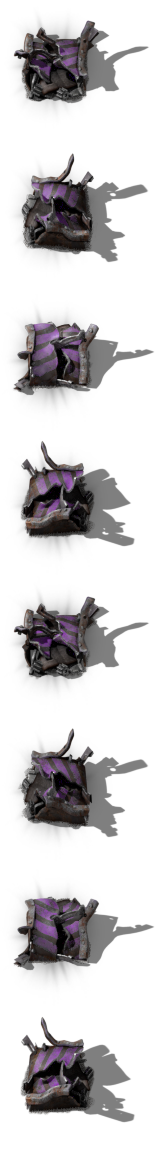
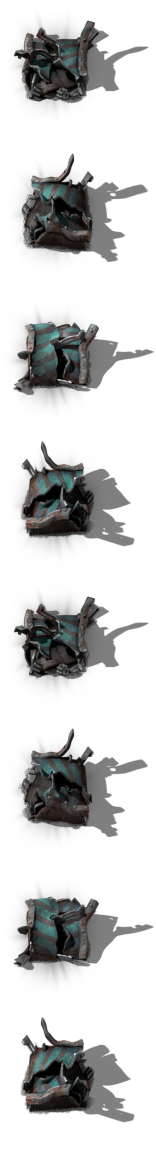
Comparing the layer stacks of the two w=156, h=1152 images. Changes:
added layer "tier 7" above "tier 6" over [14, 20, 99, 1101]
hid "tier 6" over [14, 20, 99, 1101]
